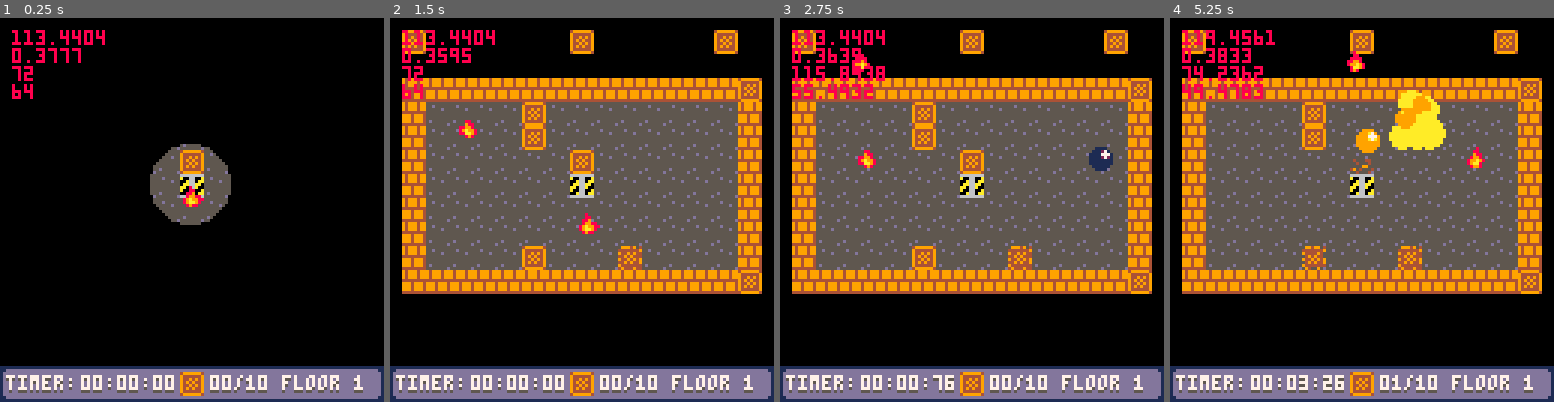
Above: before the commit, frames 1-4 (left to right).
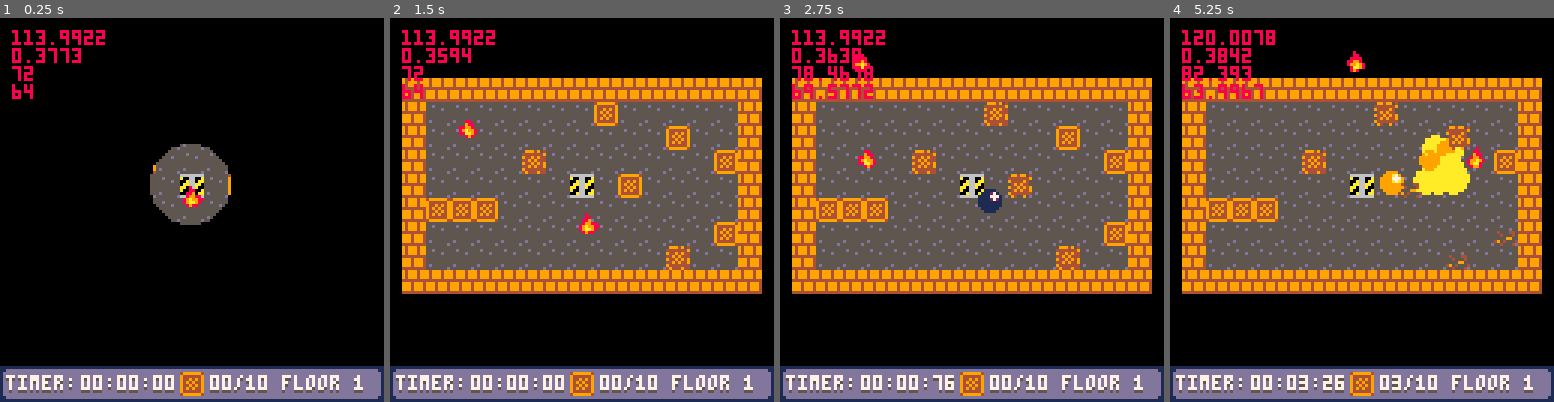
Above: after the commit, the same moments.

Repository: SHKBRD/P8CrateBall
Game: PICO-8 cartridge balltest24.p8
Two runs of this game, one before a commit and one after it. Both use one fixed random seed, a clock stepped at 60 frames per second and the inputs below.
Inputs:
- Up to frame 1 (0.25 s): no input
- Up to frame 2 (1.5 s): tap X (X key) at 0.33, 1.07 s; tap O (Z key) at 0.7 s
- Up to frame 3 (2.75 s): hold Right 1.6-2.1 s; tap O (Z key) at 1.7, 2.1, 2.5 s; tap X (X key) at 1.85 s; hold Up 2.15-2.42 s; hold Right from 2.47 s (still down)
- Up to frame 4 (5.25 s): tap O (Z key) every 0.4 s from 2.9 to 4.9 s; tap X (X key) at 2.97, 4.08, 5.2 s; release Right at 3.03 s; hold Left 3.08-3.58 s; hold Down 3.63-3.97 s; hold Right 4.02-4.68 s; hold Up 4.73-5.03 s; hold Left from 5.08 s (still down)

The runs differ from the first frame. In frame 1, 0.5% of the frame differs, in the area x 16-61%, y 3-47%; in frame 2, 7.4%; in frame 3, 8.3%; in frame 4, 10%, in the area x 3-97%, y 3-97%.

Commit message:
update crate spawning bounds to room bounds

Diff:
--- a/balltest24.p8
+++ b/balltest24.p8
@@ -402,10 +402,16 @@
 
 function init_actors()
 
+	//same as map offsets, but in pixels and added by one tile
+	local offx = (19-lev_w)*4
+	local offy = (17-lev_h)*4
+	local offex = offx+(lev_w-1)*8
+	local offey = offy+(lev_h-1)*8
+
 	for crate=1,cratestotal do
 		repeat
-		rx = 8*flr(rnd(15))+16
-		ry = 8*flr(rnd(13))+16
+		rx = 8*flr(rnd(lev_w))+offx
+		ry = 8*flr(rnd(lev_h))+offy
 		until not is_actor_there(rx, ry)
 		load_actor(10, rx, ry)
 
